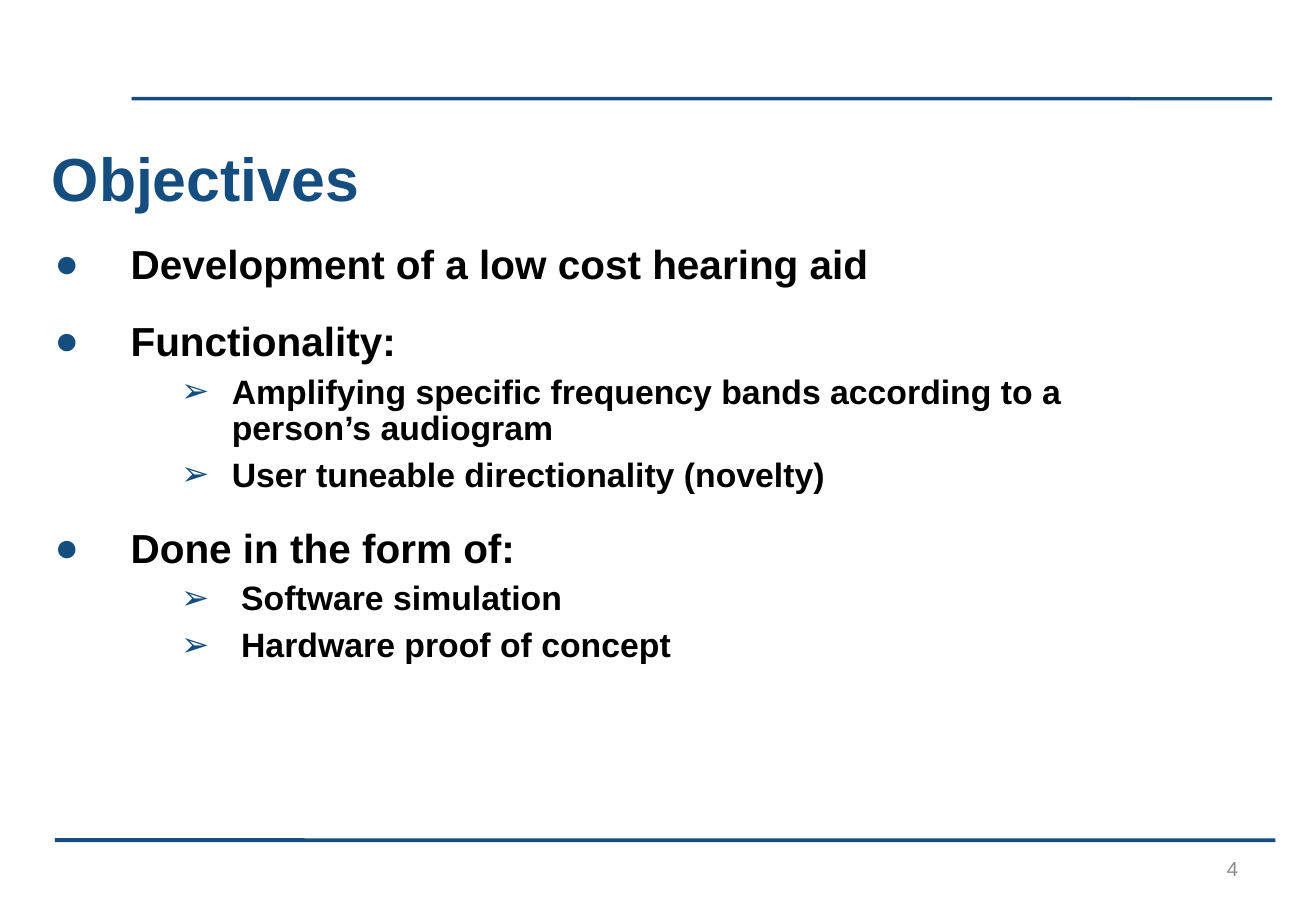
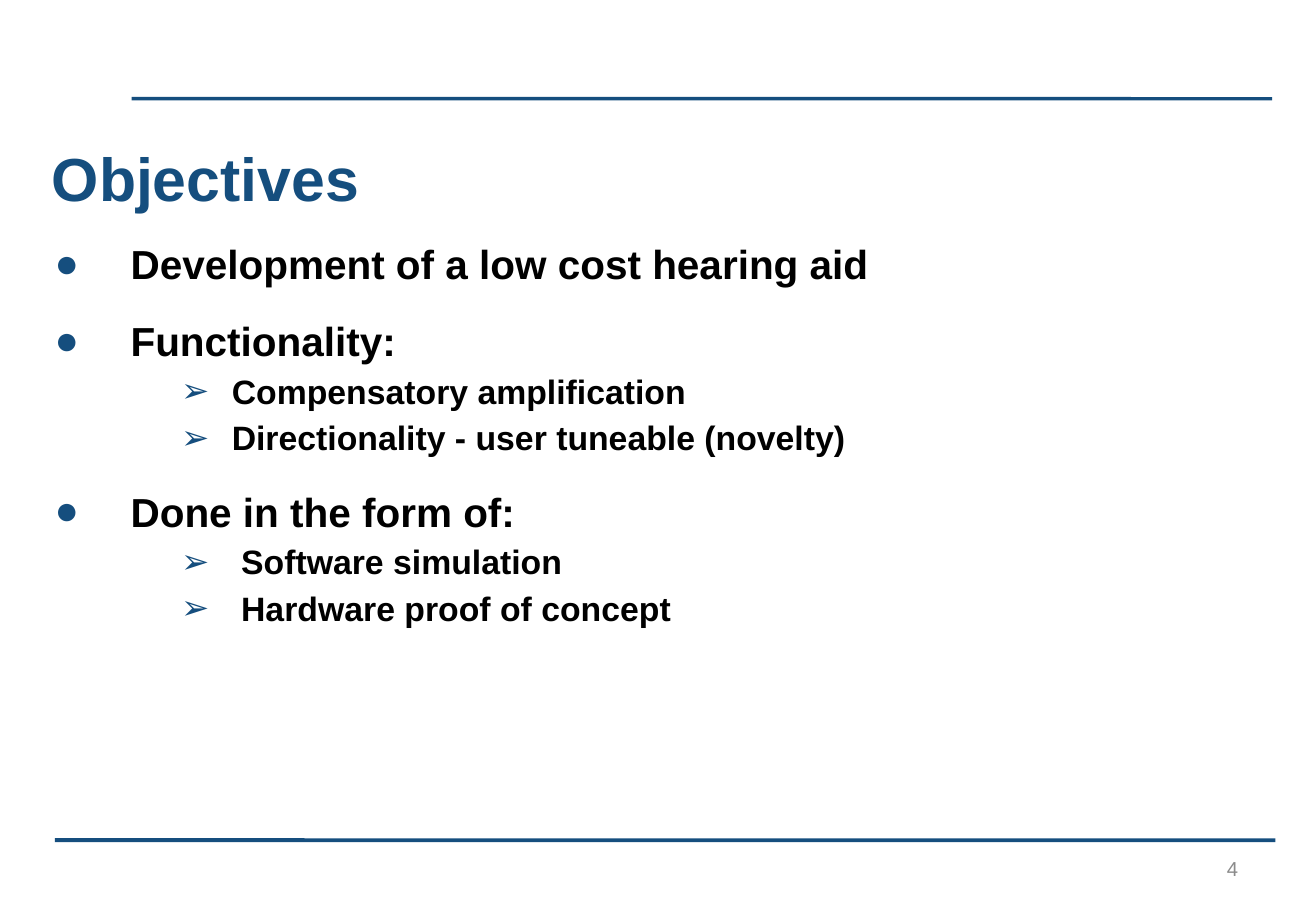
Before and after one commit to kayjayB/I_cant_hear_you, a slide deck: slide 4 of Presentation/Lab Project Presentation.pptx. Drawn at 1316x911 pixels with LibreOffice and Linux fonts; fonts in the diff are those of the drawing; background and template pictures are left out. Boxes give left, top, right and bottom in pixels: in the first picture for what was removed or moved away, otherwise in the second. Text is boxed around its words. In the diff, an @@ line names an element or a change of style, - is before the commit and + after.

```diff
--- a/Presentation/Lab Project Presentation.pptx
+++ b/Presentation/Lab Project Presentation.pptx
@@ text at [232, 379, 845, 457]: text changed @@
-  ➢ Amplifying specific frequency bands according to a person’s audiogram
-  ➢ User tuneable directionality (novelty)
+  ➢ Compensatory amplification
+  ➢ Directionality - user tuneable (novelty)
```
Also in this commit, not shown: 1 other slide changed.
